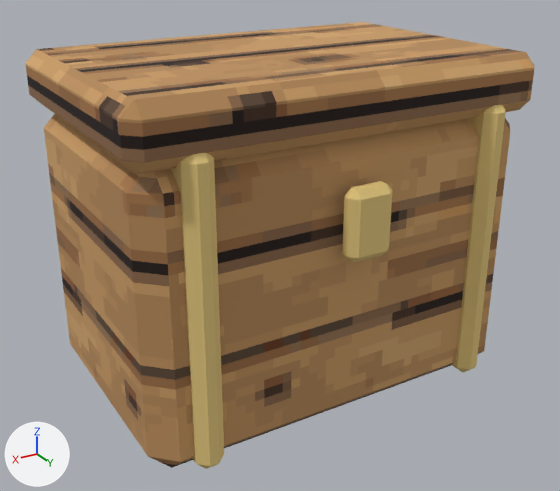
The glTF model ArenaTaticaUnity/Assets/ArenaTatica/Resources/Models/Mapa/deserto/bau_fechado.glb: old version first, new version second.
Camera for both pictures: a 50 mm lens placed at (0.634, 1.061, 0.754), pointed at (0.012, 0.025, 0.236). The axes (+X, +Y, +Z) are drawn at lower left. The lights are the same throughout. The first picture is the older version.

In view in the first picture: 'deserto_bau_fechado'.
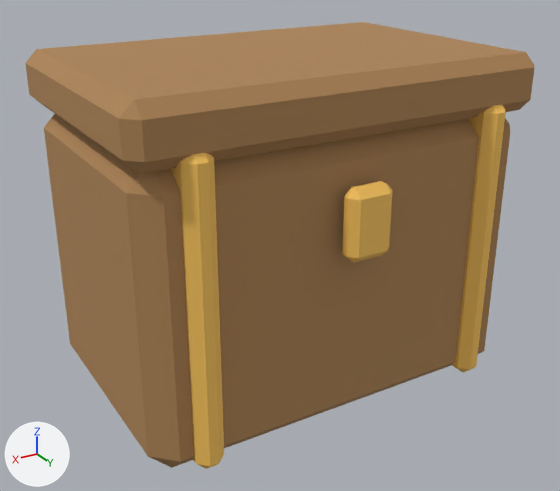
What changed in the scene script:
```text
Change mat_deserto_madeira:
    where n0 = _N.new('ShaderNodeBsdfPrincipled'); n0.name = 'Principled BSDF'
    n0.inputs[2].default_value: 0.9 -> 0.88  # 'Roughness'
    where n2 = _N.new('ShaderNodeMix'); n2.name = 'Mix'
    add n2.inputs[7].default_value = (0.42, 0.23, 0.09, 1.0)  # 'B', brown #ad8455
    remove n4 = _N.new('ShaderNodeTexImage'); n4.name = 'Image Texture'
    remove n4.image = img_deserto_madeira
    remove n4.interpolation = 'Closest'
    where n3 = _N.new('ShaderNodeVertexColor'); n3.name = 'Color Attribute'
    remove _L.new(n3.outputs[0], n2.inputs[7])  # 'Color' to 'B'
    remove _L.new(n4.outputs[0], n2.inputs[6])  # 'Color' to 'A'
    add _L.new(n3.outputs[0], n2.inputs[6])  # 'Color' to 'A'
Change mat_deserto_ouro:
    where n2 = _N.new('ShaderNodeMix'); n2.name = 'Mix'
    n2.inputs[7].default_value: (0.78, 0.58, 0.21, 1.0) -> (0.95, 0.56, 0.11, 1.0)  # 'B', yellow #e5c87e -> 'B', orange #f9c55d
```

Changed parts and their boxes [x1, y1, x2, y2] in the pictures (560 x 491 px):
'deserto_bau_fechado', surface changed
    both: [25, 22, 535, 469]
